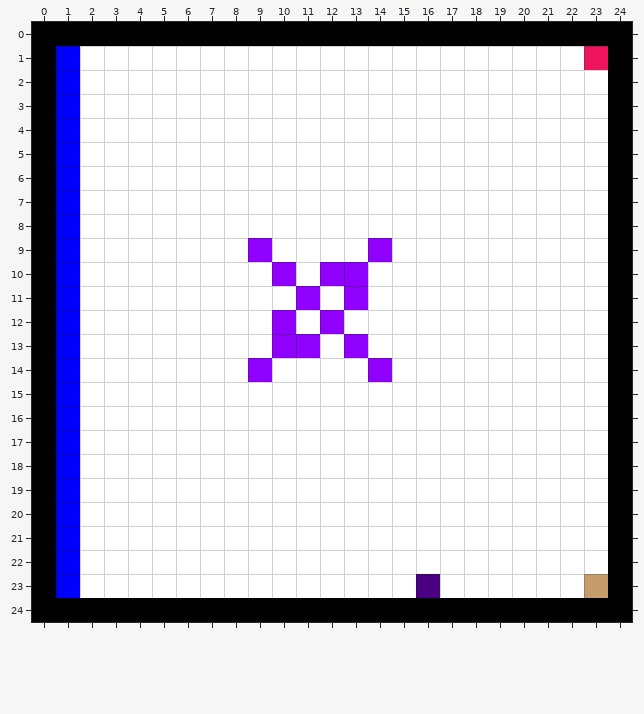
Level history. Tiled map: lib/level9.tmx. Above, as it was before the edit.
Cells are 32x32 px. Shown: x 0..24, y 0..24.
After the commit:
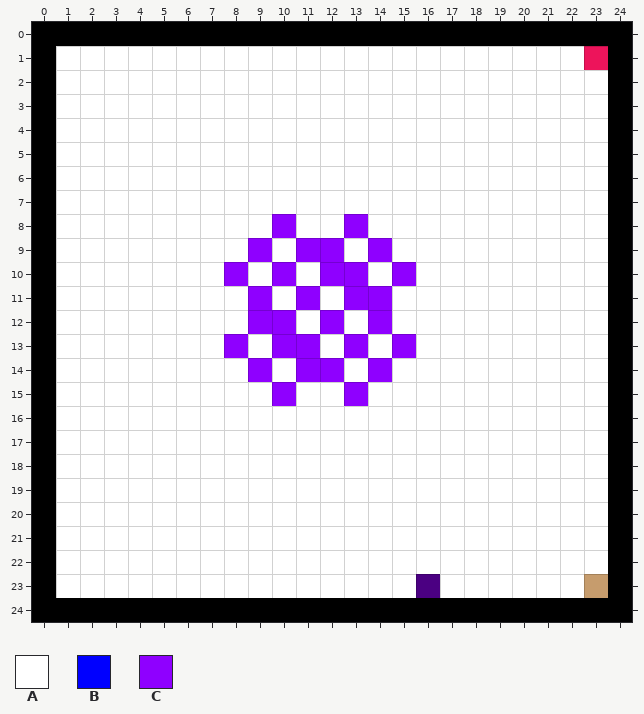
Key: from "map": A 1, B 7 "blue", C 9 "violet".
_ is an empty cell.
What changed:
Layer "Tile Layer 1":
y 1..7: x 1 B -> A
y 8: x 1 B -> A; x 10 A -> C; x 13 A -> C
y 9: x 1 B -> A; x 11..12 AA -> CC
y 10: x 1 B -> A; x 8 A -> C; x 15 A -> C
y 11..12: x 1 B -> A; x 9 A -> C; x 14 A -> C
y 13: x 1 B -> A; x 8 A -> C; x 15 A -> C
y 14: x 1 B -> A; x 11..12 AA -> CC
y 15: x 1 B -> A; x 10 A -> C; x 13 A -> C
y 16..23: x 1 B -> A
